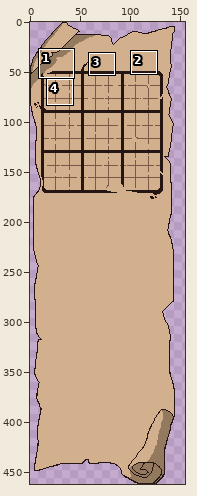
Two versions of one pixel-art file, src_sprites/parchment.aseprite. The picture above shows the old version from afar; the outline marks the close-up.
Close-up. Old version:
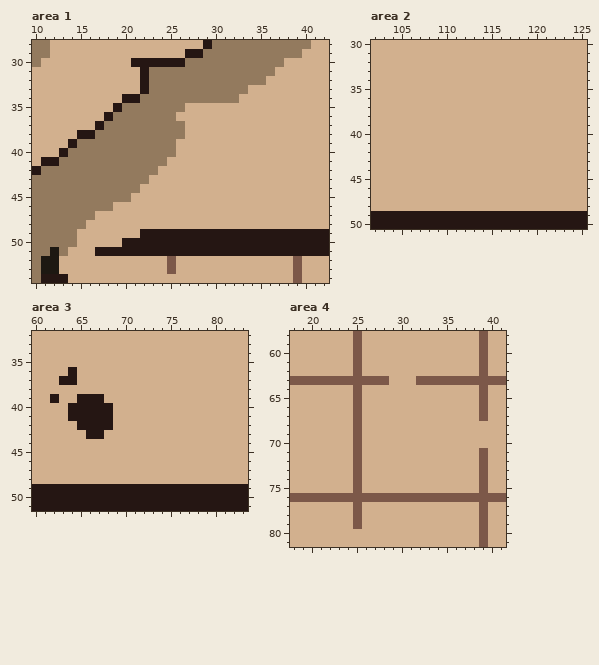
145x462 pixels, 1 frame. Shown: area 1: x 10..42, y 28..54; area 2: x 102..125, y 30..50; area 3: x 60..83, y 32..51; area 4: x 18..41, y 58..81. The old version is drawn lined up with the new one, on the new canvas. The commit also changed other parts of the picture, which this record leaves out.
After:
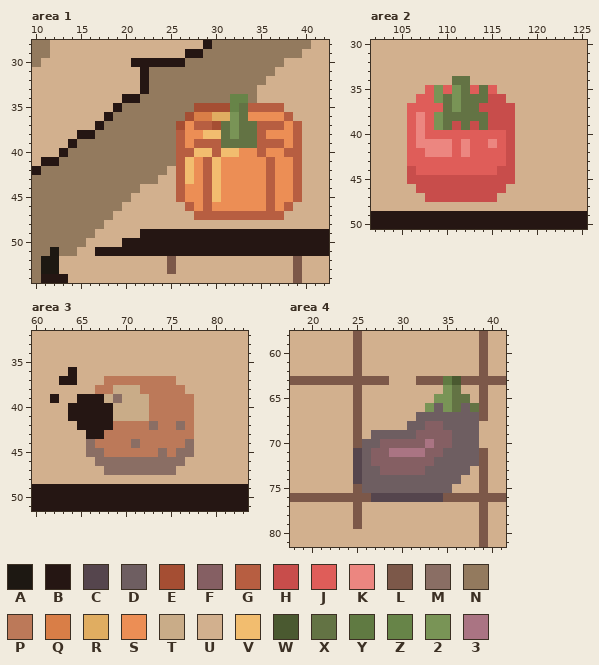
Palette (. is transparent): A #1d1812  B #251613  C #55454d  D #6e5e61  E #a54e33  F #855f63  G #b75e41  H #c84d4b  J #df5d59  K #ec8680  L #7c5849  M #8a6e64  N #937a5e  P #bc7959  Q #d97e47  R #e0ad61  S #ec8e55  T #c9ac88  U #d2b08e  V #f2bd6f  W #4a5930  X #637344  Y #607a42  Z #678448  2 #799456  3 #aa7483
From old to new:
canvas 145x462 -> 155x462
Changed rows in their new state; - is an unchanged pixel.
Area 1:
first column x 14:
33 --------------------N-----
34 ------------------ZZN-----
35 -------------NEEEEZXGGGG--
36 ------------NEQQRR2XSSSSG-
37 ------------ESGGEX2XXGGGSG
38 ------------GSSVVX2XXGSSSG
39 ------------GSGGGXXXXGGGSG
40 ------------GGVVGVVSSGSSGG
41 -----------NGVSGVSSSSSGSSG
42 ----------N-GVSGVSSSSSGSSG
43 ---------N--GVSGVSSSSSGSSG
44 ------------GSSGVSSSSSGSSG
45 ------------GSSGVSSSSSGSSG
46 -----N-------GSGSSSSSSGSG-
47 ---NN---------GGGGGGGGGG--
48 --NN----------------------
49 -NN-----------------------
50 -N------------------------
51 N-------------------------
Area 2:
first column x 106:
34 -----XX-----
35 --J2J2XJXJ--
36 -JJ2X2XXXHH-
37 JJJJX2XXHHHH
38 JKJ2XXXXXHHH
39 JKJ2XHXHXHHH
40 JKJJJJJJJJJH
41 JKKKKJKJJKJH
42 JJKKKJKJJJJH
43 JJJJJJJJJJJH
44 HJJJJJJJJJHH
45 HHHHHHHHHHHH
46 -HHHHHHHHHH-
47 --HHHHHHHH--
Area 3:
first column x 66:
37 --PPPPPPPP--
38 -PPTTTPPPPP-
39 --TMTTTPPPPP
40 ---TTTTPPPPP
41 ---TTTTPPPPP
42 ---PPPPMPPMP
43 --PPPPPPPPPP
44 MPPPPMPPPPPM
45 MMPPPPPPMPMM
46 -MMMMMMMMMM-
47 --MMMMMMMM--
Area 4:
first column x 25:
63 ----------YW--
64 ----------2X--
65 ---------22XX-
66 --------2D2XDX
67 -------DDDDDDD
68 ------DDFFDDDD
69 --DDDDDFFFFDDD
70 -DDFFFFF3FFDDD
71 CDFF3333FFDDDD
72 CDFFFFFFFDDDDD
73 CDDFFFFFDDDDD-
74 CDDDDDDDDDDD--
75 -DDDDDDDDDD---
76 --CCCCCCCC----
Changed places in both close-ups, as pixel boxes (x1, y1, x2, y2):
changed: (68, 85, 302, 256)
changed: (407, 76, 515, 202)
changed: (86, 376, 194, 475)
changed: (353, 376, 479, 502)
